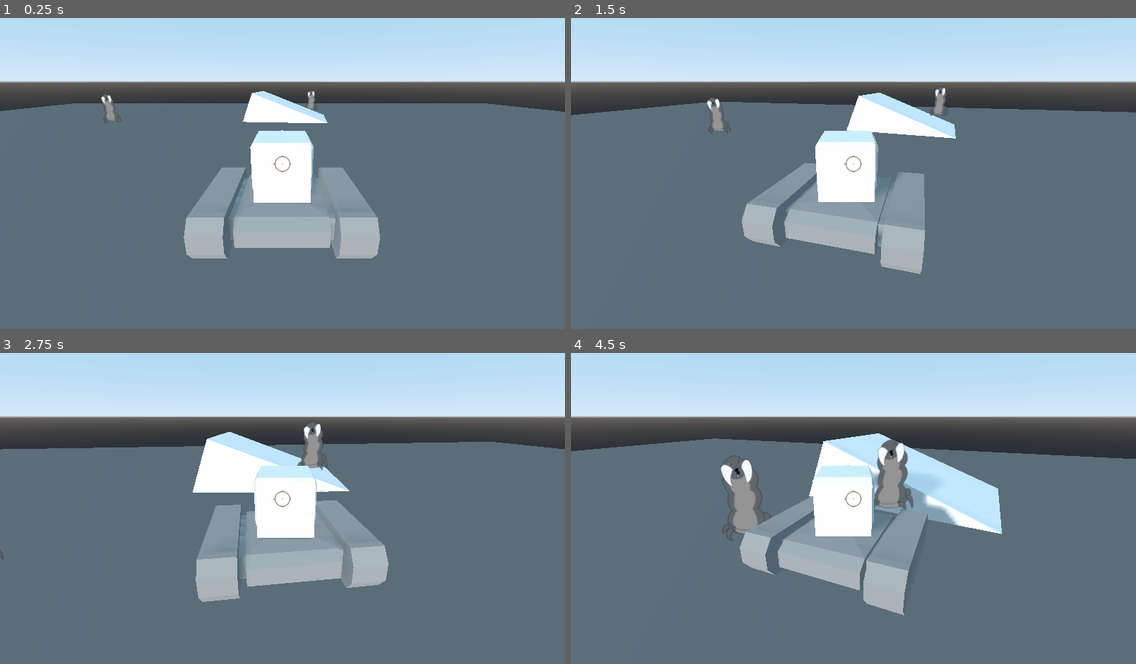
Above: before the commit, frames 1-4 (two rows, left to right).
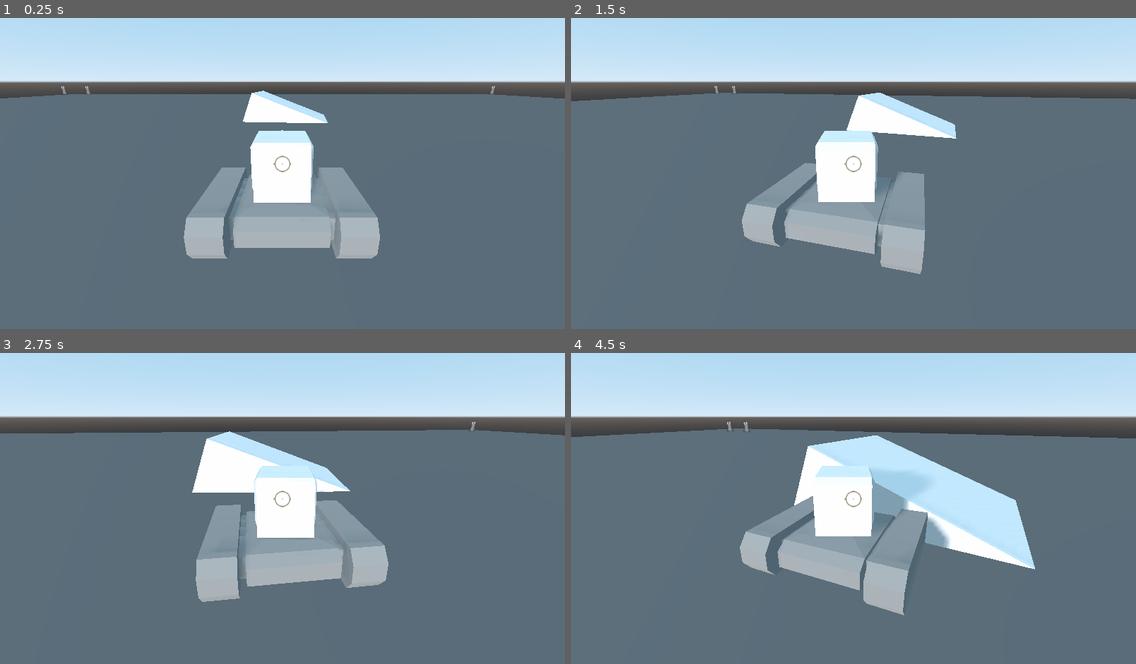
Above: after the commit, the same moments.

Repository: HelmetBugg/BioTank
Game: Godot game, scene res://Main.tscn
Two runs of this game, one before a commit and one after it. Both use one fixed random seed, a clock stepped at 60 frames per second and the inputs below.
Inputs (mouse positions are in pixels of both pictures, inside the frame that each line leads up to):
- Up to frame 1 (0.25 s): no input
- Up to frame 2 (1.5 s): move the mouse to (881, 164) at 0.52 s; press the mouse at (881, 164) at 0.53 s; hold W (forward) from 0.53 s (still down); move the mouse to (825, 164) at 1.27 s; release the mouse at (825, 164) at 1.28 s; click (825, 164) at 1.35 s
- Up to frame 3 (2.75 s): keep holding W (forward); move the mouse to (293, 492) at 2.02 s; press the mouse at (293, 492) at 2.03 s
- Up to frame 4 (4.5 s): keep holding W (forward); move the mouse to (847, 505) at 2.77 s; release the mouse at (847, 505) at 2.78 s; click (847, 505) at 2.85 s; move the mouse to (893, 502) at 3.52 s; press the mouse at (893, 502) at 3.53 s; move the mouse to (808, 496) at 4.27 s; release the mouse at (808, 496) at 4.28 s; click (808, 496) at 4.35 s

The runs differ from the first frame. In frame 1, 3.1% of the frame differs, in the area x 0-100%, y 21-34%; in frame 2, 3.6%; in frame 3, 4.4%; in frame 4, 10%, in the area x 0-100%, y 21-70%.

Commit message:
moved enemies, made enmies respawn at their points.

Diff:
--- a/Enemy.gd
+++ b/Enemy.gd
@@ -1,28 +1,28 @@
 extends KinematicBody
 
 const MOVE_SPEED = 3
-
 var player = null
 var dead = false
+var startingPosition
 
 func _ready():
 	add_to_group("enemies")
+	startingPosition = transform.origin
 
 func _physics_process(delta):
 	if dead:
 		return
 	if player == null:
 		return
-
 	var vec_to_player = player.translation - translation
 	vec_to_player = vec_to_player.normalized()
-
 	move_and_collide(vec_to_player * MOVE_SPEED * delta)
 
 func kill():
-	dead = true
-	$CollisionShape.disabled = true
-	queue_free()
+	#dead = true
+	#$CollisionShape.disabled = true
+	#queue_free()
+	transform.origin = startingPosition
 
 func set_player(p):
 	player = p
--- a/Main.tscn
+++ b/Main.tscn
@@ -5,6 +5,7 @@
 [ext_resource path="res://Enemy.tscn" type="PackedScene" id=3]
 
 [sub_resource type="BoxShape" id=1]
+extents = Vector3( 1.76892, 1, 1.84336 )
 
 [sub_resource type="CubeMesh" id=2]
 size = Vector3( 60, 2, 60 )
@@ -34,6 +35,7 @@
 shape = SubResource( 1 )
 
 [node name="MeshInstance" type="MeshInstance" parent="Ground"]
+transform = Transform( 1.76081, 0, 0, 0, 1, 0, 0, 0, 1.85654, 0, 0, 0 )
 mesh = SubResource( 2 )
 skin = SubResource( 3 )
 material/0 = SubResource( 5 )
@@ -52,19 +54,19 @@
 shadow_enabled = true
 
 [node name="Enemy1" parent="." instance=ExtResource( 3 )]
-transform = Transform( 1, 0, 0, 0, 1, 0, 0, 0, 1, -7.88649, -15.0944, 24.8951 )
+transform = Transform( 1, 0, 0, 0, 1, 0, 0, 0, 1, -50.3022, -15.0944, 51.1545 )
 
 [node name="Enemy2" parent="." instance=ExtResource( 3 )]
-transform = Transform( 1, 0, 0, 0, 1, 0, 0, 0, 1, -25.6618, -15.0944, -8.32583 )
+transform = Transform( 1, 0, 0, 0, 1, 0, 0, 0, 1, -50.7387, -15.0944, -52.1076 )
 
 [node name="Enemy3" parent="." instance=ExtResource( 3 )]
-transform = Transform( 1, 0, 0, 0, 1, 0, 0, 0, 1, 3.48917, -15.0944, -20.6045 )
+transform = Transform( 1, 0, 0, 0, 1, 0, 0, 0, 1, 50.7653, -15.0944, -53.6978 )
 
 [node name="Enemy4" parent="." instance=ExtResource( 3 )]
-transform = Transform( 1, 0, 0, 0, 1, 0, 0, 0, 1, -12.7312, -15.0944, -12.5412 )
+transform = Transform( 1, 0, 0, 0, 1, 0, 0, 0, 1, -45.4134, -15.0944, -52.4175 )
 
 [node name="Enemy5" parent="." instance=ExtResource( 3 )]
-transform = Transform( 1, 0, 0, 0, 1, 0, 0, 0, 1, -15.6113, -15.0944, 5.8017 )
+transform = Transform( 1, 0, 0, 0, 1, 0, 0, 0, 1, 47.2865, -15.0944, 50.8168 )
 
 [node name="Ramp1" type="MeshInstance" parent="."]
 transform = Transform( 2.43987, 0, 0, 0, 2.58183, 1.1765, 0, -0.979149, 3.10222, -15.4814, -17.5178, 0 )
@@ -74,6 +76,7 @@
 [node name="StaticBody" type="StaticBody" parent="Ramp1"]
 
 [node name="CollisionShape" type="CollisionShape" parent="Ramp1/StaticBody"]
+transform = Transform( 1, 0, 0, 0, 1, 0, 0, 0, 1, 0, 0, 0 )
 shape = SubResource( 7 )
 
 [node name="Ramp2" type="MeshInstance" parent="."]
@@ -97,7 +100,7 @@
 shape = SubResource( 7 )
 
 [node name="Ramp4" type="MeshInstance" parent="."]
-transform = Transform( -0.251707, 0.967726, -3.08848, 0.00138323, 2.58425, 1.16883, 2.42685, 0.0988974, -0.320996, 0.435322, -17.5178, -15.1441 )
+transform = Transform( -0.252499, 0.970771, -3.0982, 0.00138758, 2.59238, 1.17251, 2.43449, 0.0992085, -0.322006, 0.435322, -17.5178, -15.1441 )
 mesh = SubResource( 6 )
 skeleton = NodePath("")
 
Not shown, changed: biotank_v1.blend
Not shown, changed: biotank_v1.blend1
